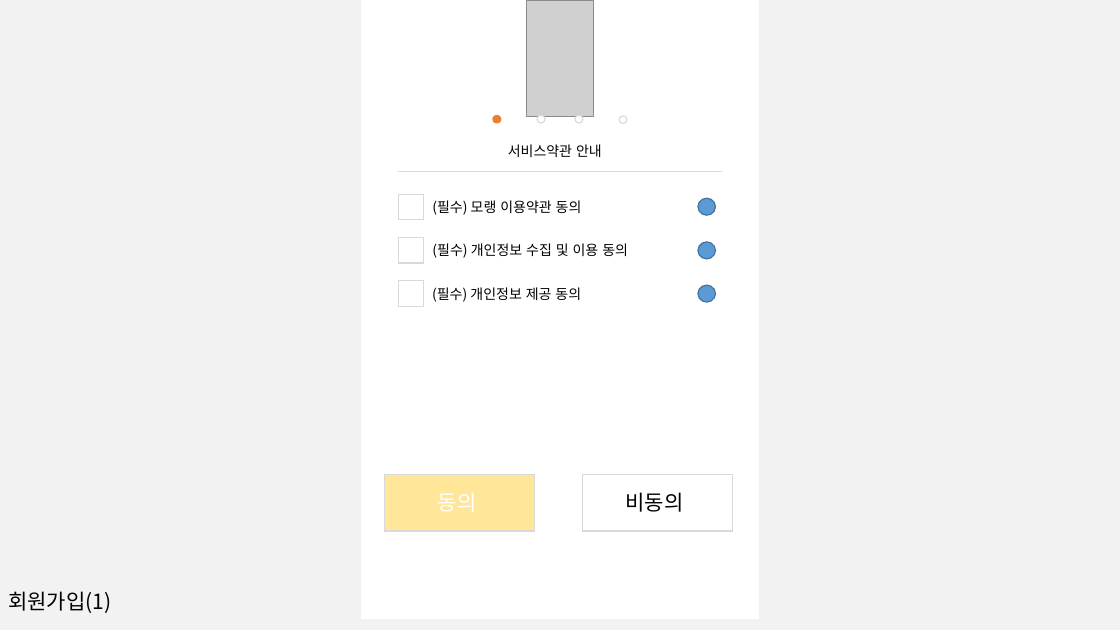
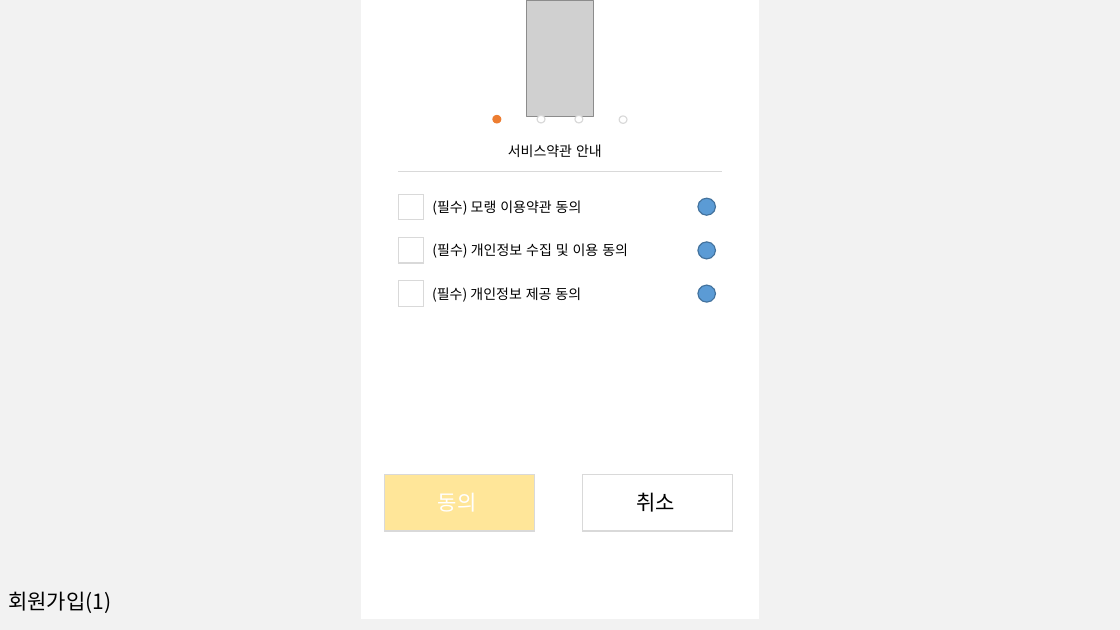
Before and after one commit to What-The-Pork/meeting-log, a slide deck: slide 1 of image/login/회원관리페이지.pptx. Drawn at 1120x630 pixels with LibreOffice and Linux fonts; fonts in the diff are those of the drawing; grey boxes stand for pictures. Boxes give left, top, right and bottom in pixels: in the first picture for what was removed or moved away, otherwise in the second. Text is boxed around its words. In the diff, an @@ line names an element or a change of style, - is before the commit and + after.

```diff
--- a/image/login/회원관리페이지.pptx
+++ b/image/login/회원관리페이지.pptx
@@ text at <box>636,492,675,512</box>: text changed @@
-비동의
+취소
```
Also in this commit, not shown: 1 other slide changed, 5 other files.
